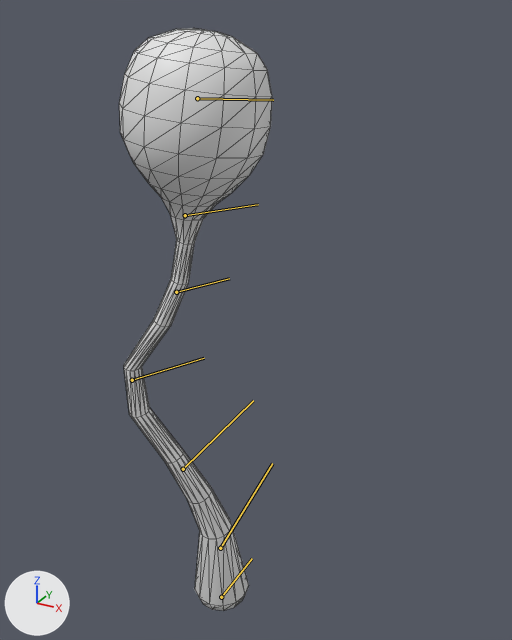
The FBX model Assets/Thomas/Plants/Class 3/Limber/Limber.FBX: old version first, new version second.
One viewpoint serves both versions: a 50 mm lens placed at (0.921, -1.451, 1.712), pointed at (0.054, 0.126, 0.924). The lights are fixed; the arrows at lower left show +X, +Y and +Z. Both versions are drawn at frame 60 of the action 'Take 001'; the numbers are the values there. The bones that bend it are drawn over the model as lines. Mesh edges are drawn as thin lines.

In view in the first picture: 'Limber'.
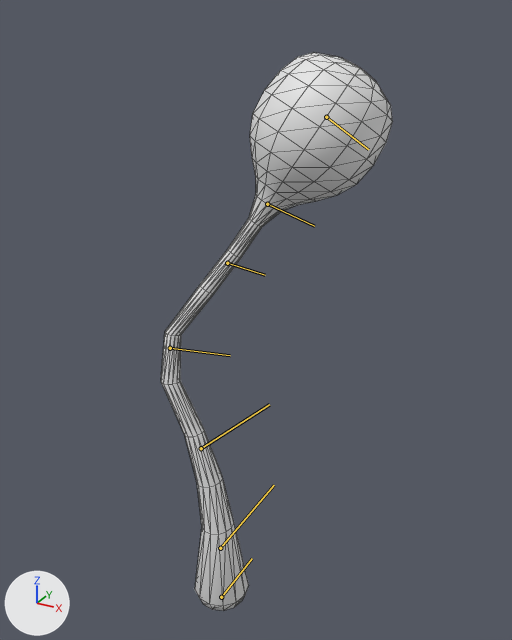
Commit message: Updates to limber

Boxes [x1, y1, x2, y2] around the edits, measured in the pictures (512 x 640 px):
'Limber', posed (51% wider): before [119, 28, 272, 611]; after [161, 53, 393, 611]
bone 'b_limber_01', root to tip: before (220, 548) to (272, 463); after (220, 548) to (274, 485)
bone 'b_limber_04', root to tip: before (176, 292) to (229, 278); after (227, 263) to (265, 275)

The change in detail:
Bone 'b_limber_01' (bone_b_limber_01) turns from (0, -9, -16) to (0, -9, 0) degrees about its own x, y and z.
Bone 'b_limber_04' (bone_b_limber_04) turns from (-2, -19, -6) to (0, 0, 0) degrees about its own x, y and z.
